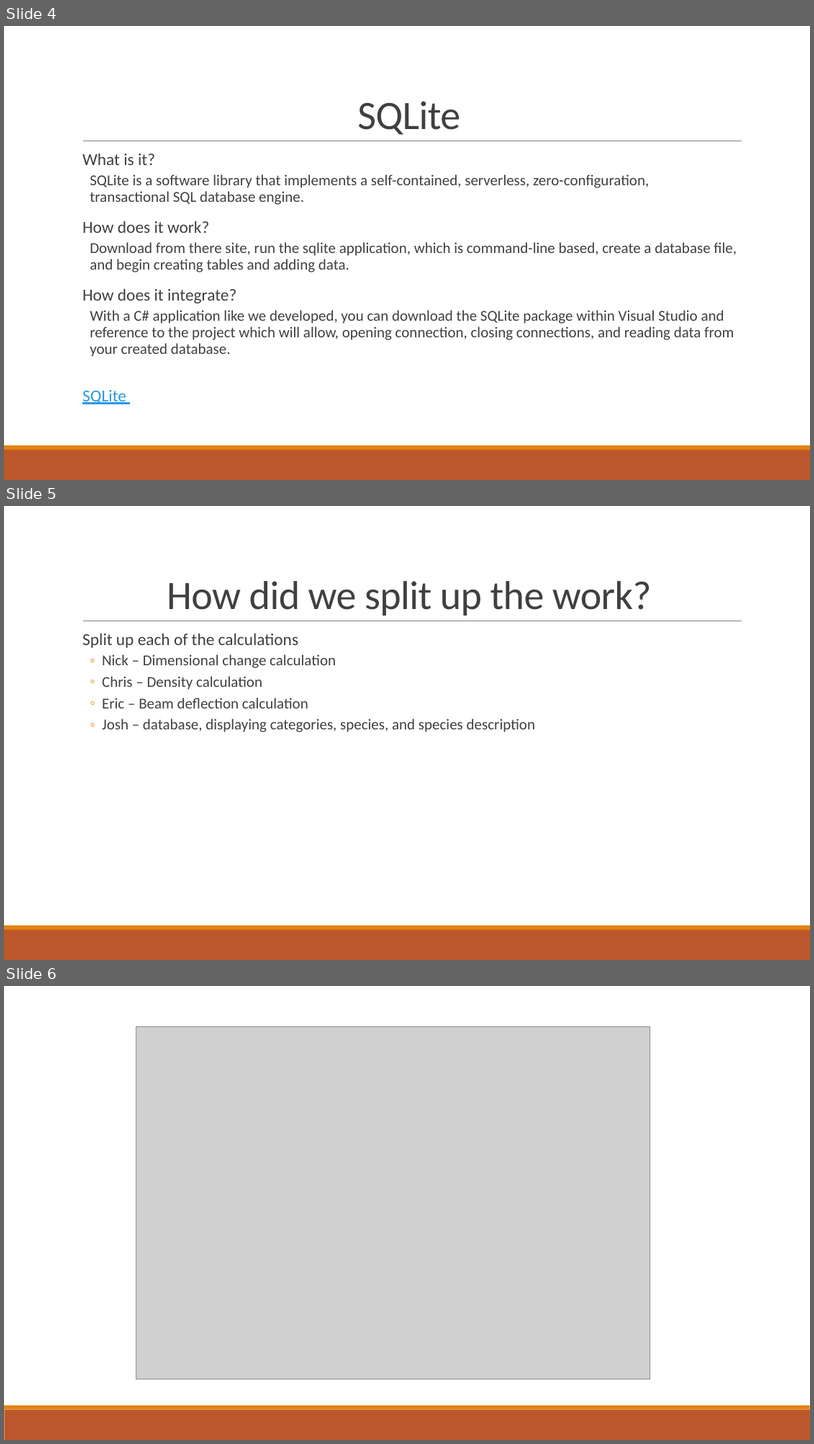
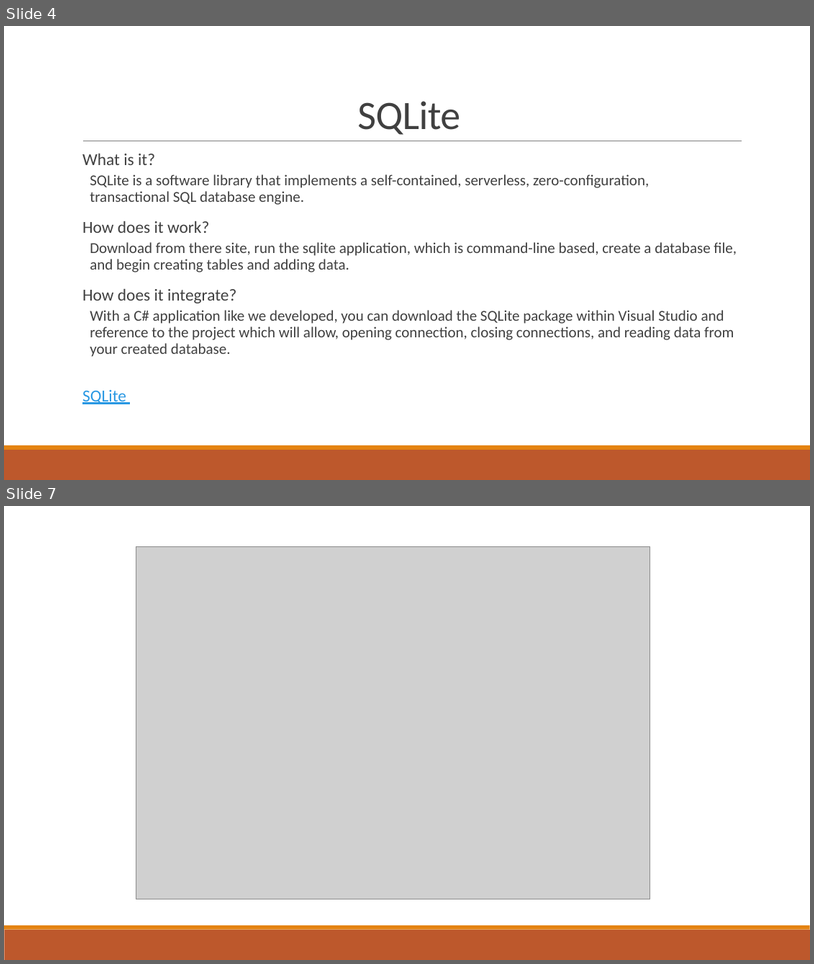
Before and after one commit to jhouston88/CSCI3350SoftwareEngineeringII, a slide deck: Implementation/Implementation Team Presentation.pptx. Shown one above the other, each under a label of ours: slides 4, 5 and 6 before the commit, slides 4 and 7 after it; the slides between them are not shown. The pictures are 814x1444 and 814x964 pixels, drawn with LibreOffice and Linux fonts; fonts in the diff are those of the drawing; grey boxes stand for pictures. Boxes give left, top, right and bottom in pixels: in the first picture for what was removed or moved away, otherwise in the second. Text is boxed around its words. In the diff, an @@ line names an element or a change of style, - is before the commit and + after.

```diff
--- a/Implementation/Implementation Team Presentation.pptx
+++ b/Implementation/Implementation Team Presentation.pptx
@@ slide 5 removed at [4,506,810,960], background #FFFFFF; not listed: 3 template elements that a slide beside it also shows @@
@@ title removed at [167,581,652,615] @@
-How did we split up the work?
@@ text removed at [82,633,535,732] @@
-  Split up each of the calculations
-  ◦ Nick – Dimensional change calculation
-  ◦ Chris – Density calculation
-  ◦ Eric – Beam deflection calculation
-  ◦ Josh – database, displaying categories, species, and species description
@@ what was slide 6 is now slide 7 @@
```
Also in this commit, not shown: 2 slides changed, 2 slides added, 5 other files.
